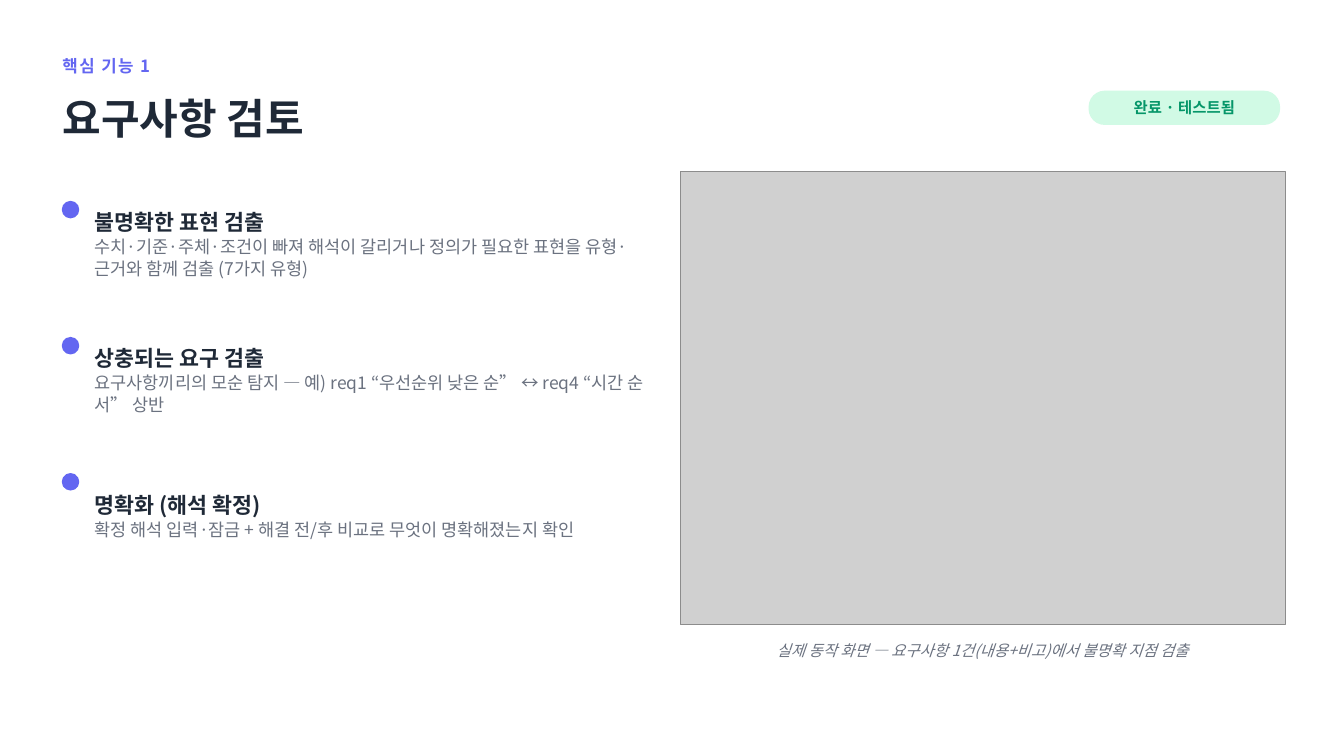
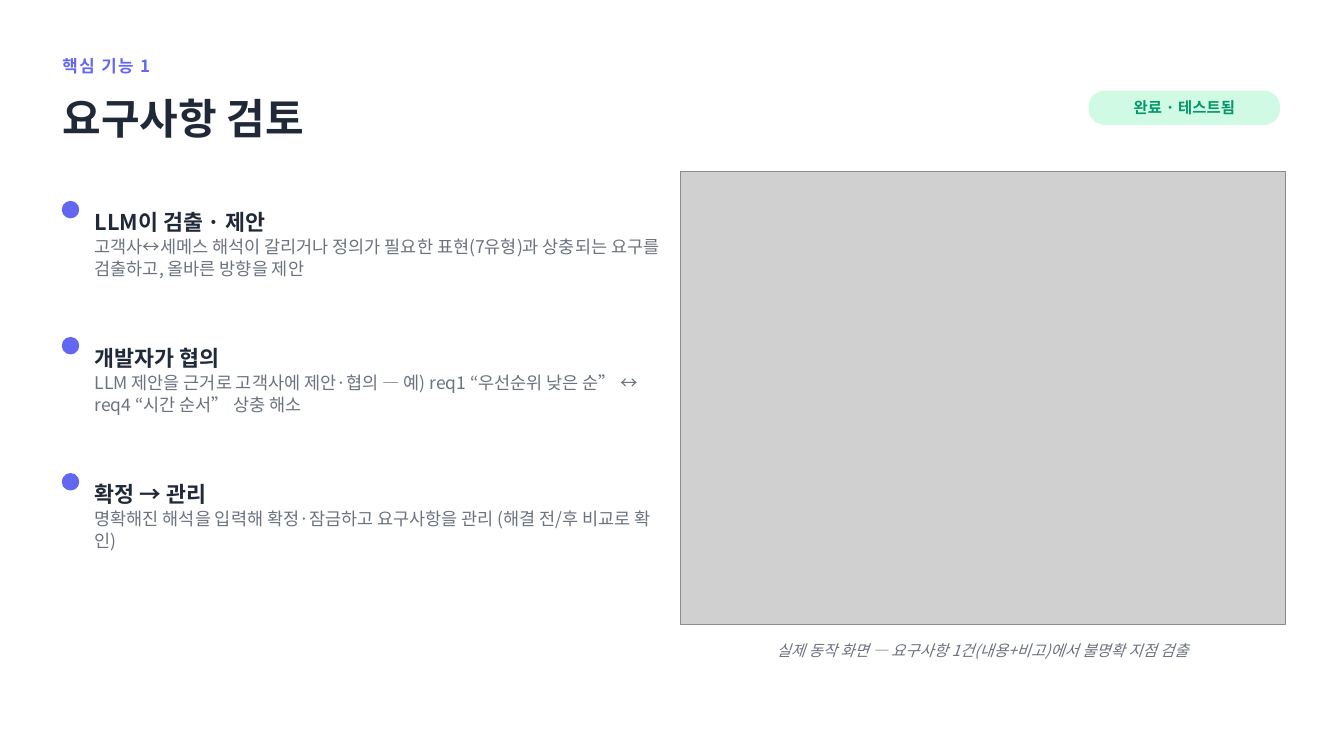
Before and after one commit to jihunhan98/semes-superrookie, a slide deck: slide 5 of docs/진행공유_요구사항자동화.pptx. Drawn at 1344x756 pixels with LibreOffice and Linux fonts; fonts in the diff are those of the drawing; grey boxes stand for pictures. Boxes give left, top, right and bottom in pixels: in the first picture for what was removed or moved away, otherwise in the second. Text is boxed around its words. In the diff, an @@ line names an element or a change of style, - is before the commit and + after.

```diff
--- a/docs/진행공유_요구사항자동화.pptx
+++ b/docs/진행공유_요구사항자동화.pptx
@@ text at (95, 211, 659, 278): text changed @@
-불명확한 표현 검출
-수치·기준·주체·조건이 빠져 해석이 갈리거나 정의가 필요한 표현을 유형·근거와 함께 검출 (7가지 유형)
+LLM이 검출 · 제안
+고객사↔세메스 해석이 갈리거나 정의가 필요한 표현(7유형)과 상충되는 요구를 검출하고, 올바른 방향을 제안
@@ text at (95, 347, 617, 415): text changed @@
-상충되는 요구 검출
-요구사항끼리의 모순 탐지 — 예) req1 “우선순위 낮은 순” ↔ req4 “시간 순서” 상반
+개발자가 협의
+LLM 제안을 근거로 고객사에 제안·협의 — 예) req1 “우선순위 낮은 순” ↔ req4 “시간 순서” 상충 해소
@@ text at (95, 483, 651, 550): text changed @@
-명확화 (해석 확정)
-확정 해석 입력·잠금 + 해결 전/후 비교로 무엇이 명확해졌는지 확인
+확정 → 관리
+명확해진 해석을 입력해 확정·잠금하고 요구사항을 관리 (해결 전/후 비교로 확인)
```
Also in this commit, not shown: 2 other slides changed, 1 other file.
